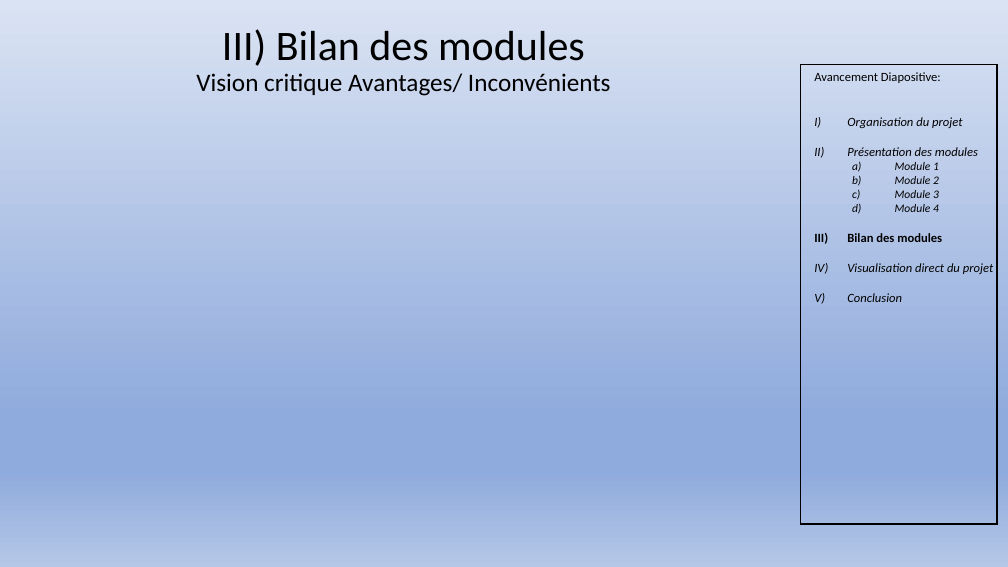
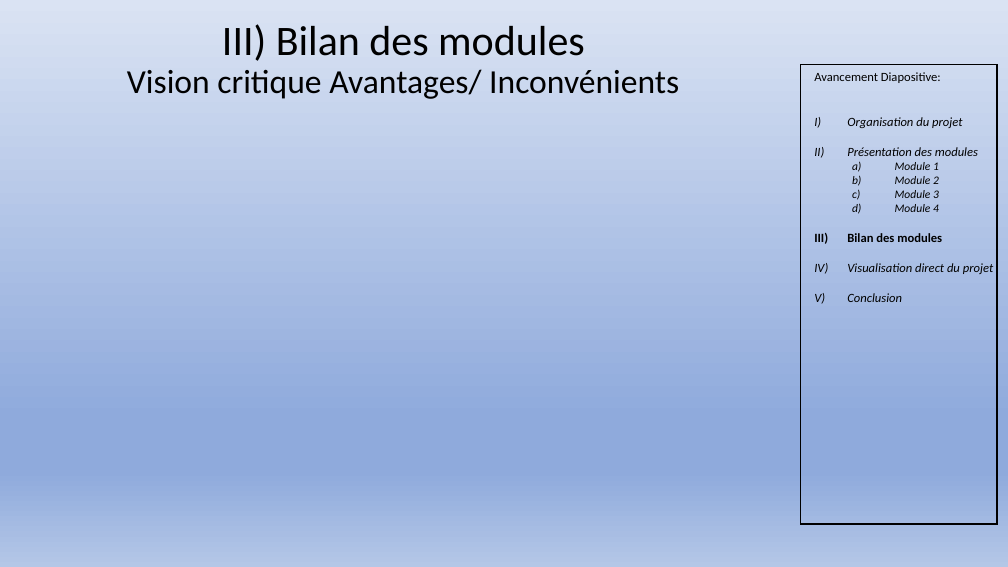
Before and after one commit to Exia-Jellyfish/UE-1-Projet-Grp7, a slide deck: slide 10 of PROJET 1 UE 1 diapositive.pptx. Drawn at 1008x567 pixels with LibreOffice and Linux fonts; fonts in the diff are those of the drawing. Boxes give left, top, right and bottom in pixels: in the first picture for what was removed or moved away, otherwise in the second. Text is boxed around its words. In the diff, an @@ line names an element or a change of style, - is before the commit and + after.

```diff
--- a/PROJET 1 UE 1 diapositive.pptx
+++ b/PROJET 1 UE 1 diapositive.pptx
@@ text at <box>127,69,679,99</box>: size 24 to 32 pt in "Vision critique Avantages/ Inconvénients" @@
```
Also in this commit, not shown: 3 other slides changed, 1 other file.
